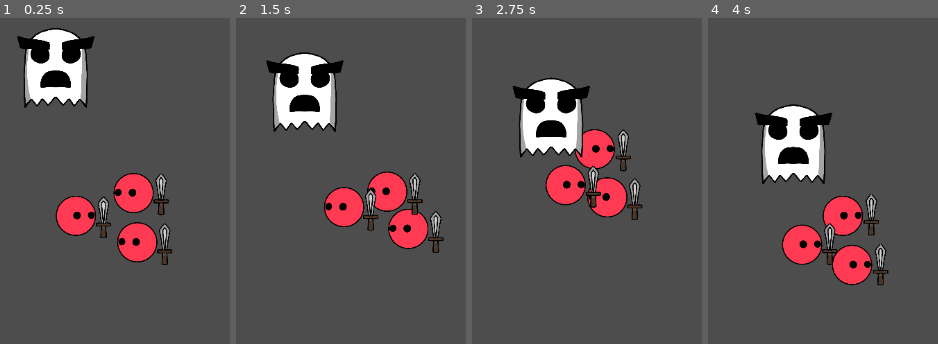
Above: before the commit, frames 1-4 (left to right).
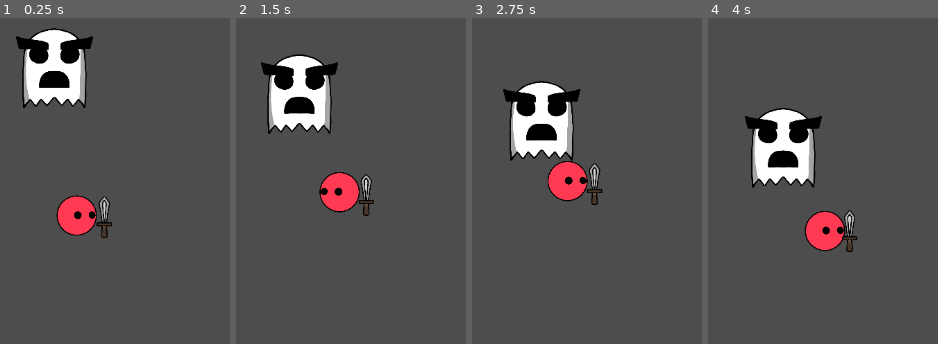
Above: after the commit, the same moments.

Repository: HoneyPony/impish-descent-future
Game: Godot game, scene res://Game.tscn
Two runs of this game, one before a commit and one after it. Both use one fixed random seed, a clock stepped at 60 frames per second and the inputs below.
Inputs (mouse positions are in pixels of both pictures, inside the frame that each line leads up to):
- Up to frame 1 (0.25 s): no input
- Up to frame 2 (1.5 s): move the mouse to (outside the picture) at 0.52 s; hold D (player_right) 0.53-1.28 s; move the mouse to (outside the picture) at 1.27 s
- Up to frame 3 (2.75 s): move the mouse to (630, 122) at 2.02 s; hold D (player_right) from 2.03 s (still down)
- Up to frame 4 (4 s): move the mouse to (747, 311) at 2.77 s; move the mouse to (outside the picture) at 3.52 s; release D (player_right) at 3.53 s

The runs differ from the first frame. In frame 1, 6.6% of the frame differs, in the area x 6-75%, y 3-76%; in frame 2, 10%; in frame 3, 10%; in frame 4, 12%, in the area x 16-79%, y 26-83%.

Commit message:
Implement melee attacks I guess

Diff:
--- a/Game.tscn
+++ b/Game.tscn
@@ -13,11 +13,5 @@
 
 [node name="Imp" parent="." instance=ExtResource("2_k7n08")]
 
-[node name="Imp2" parent="." instance=ExtResource("2_k7n08")]
-position = Vector2(97, 43)
-
-[node name="Imp3" parent="." instance=ExtResource("2_k7n08")]
-position = Vector2(102, -42)
-
 [node name="SimpleGhost" parent="." instance=ExtResource("3_vahep")]
 position = Vector2(-36, -227)
--- a/enemies/simple_ghost.tscn
+++ b/enemies/simple_ghost.tscn
@@ -8,6 +8,7 @@
 height = 28.0
 
 [node name="SimpleGhost" type="CharacterBody2D"]
+collision_layer = 4
 script = ExtResource("1_n6c1y")
 
 [node name="Sprite2D" type="Sprite2D" parent="."]
--- a/players/player.gd
+++ b/players/player.gd
@@ -6,12 +6,22 @@
 @onready var item_rest = $ItemRest
 @onready var body_sprite = $Body
 
+@onready var melee_range = $MeleeRange
+
+@export var melee_attack_range = 150
+@export var melee_cooldown = 0.3
+
 enum State {
 	NO_ACTION,
 	MELEE_ATTACK
 }
 
+enum Goals {
+	GOAL_MELEE
+}
+
 var state: State = State.NO_ACTION
+var goal: Goals = Goals.GOAL_MELEE
 
 var state_timer = 0.0
 
@@ -24,7 +34,7 @@
 
 func melee_attack(what: Vector2):
 	# Only attack if we're not doing something else.
-	if state != State.NO_ACTION:
+	if state != State.NO_ACTION || state_timer < melee_cooldown:
 		return
 
 	state = State.MELEE_ATTACK
@@ -53,6 +63,8 @@
 		# I guess for now we'll just leave ItemRest not under Body??
 		#item.global_position.x = item_rest.global_position.x
 
+	if state == State.NO_ACTION:
+		state_timer += delta
 	if state == State.MELEE_ATTACK:
 		state_timer += delta
 		var to_t = parabola_one(state_timer)
@@ -71,10 +83,54 @@
 	#if Input.is_action_just_pressed("player_right"):
 		#melee_attack(tmp_target.global_position)
 
+	var move_target = get_global_mouse_position()
+
 	var target_noise_nosmooth = Vector2.from_angle(randf_range(0, TAU)) * randf_range(0.0, 512.0)
-	target_noise += (target_noise_nosmooth - target_noise) * 0.05
+	var smoothing = 0.05
 
-	var move_target = get_global_mouse_position() + target_noise
+
+	if goal == Goals.GOAL_MELEE:
+		var bodies: Array = melee_range.get_overlapping_bodies()
+		if not bodies.is_empty():
+			var closest = bodies[0]
+			var dist = (bodies[0].global_position - global_position).length_squared()
+			for i in range(1, bodies.size()):
+				var newdist = (bodies[i].global_position - global_position).length_squared()
+				if newdist < dist:
+					closest = bodies[i]
+					dist = newdist
+
+			# Move to a random position near the targetted enemy. This hooks into
+			# the target_noise system so that we at once:
+			# - Don't have extra random offset
+			var dir_to = global_position - closest.global_position
+			#smoothing = 0.3
+			target_noise_nosmooth = closest.global_position + dir_to.normalized() * 128
+			#print(noise)
+			# Ensure that we're headed straight to the average between the player intention
+			# and this targetting point
+			var player_intention_amount = (move_target - closest.global_position).length() - 128.0
+			player_intention_amount /= 512.0
+			player_intention_amount = clamp(player_intention_amount, 0.0, 1.0)
+			#print(player_intention_amount)
+
+			# Right now we're treating target_noise_nosmooth at itself the real target position
+			# To make sure we only try to move near there if the player wants us to, we use
+			# an intention amount based on distance.
+			# Intention of 0 means do move there -- the lerp of 0 will take us straight there.
+			# Intention of 1 means do not -- instead we lerp back to the real move target
+			target_noise_nosmooth = lerp(target_noise_nosmooth, move_target, player_intention_amount)
+			# This is how we turn target_noise_nosmooth into the real  target
+			target_noise_nosmooth -= move_target
+			#
+			#print(closest)
+
+			if dir_to.length_squared() < melee_attack_range * melee_attack_range:
+				melee_attack(closest.global_position)
+
+	target_noise += (target_noise_nosmooth - target_noise) * smoothing
+
+	move_target += target_noise
 	var vel = (move_target - global_position) * 0.8
 	velocity = vel.limit_length(128)
 
--- a/players/player.tscn
+++ b/players/player.tscn
@@ -45,8 +45,12 @@
 radius = 5.00001
 height = 20.0
 
+[sub_resource type="CircleShape2D" id="CircleShape2D_kpg5o"]
+radius = 300.0
+
 [node name="Player" type="CharacterBody2D" groups=["Players"]]
 y_sort_enabled = true
+collision_layer = 2
 script = ExtResource("1_w5dbm")
 
 [node name="AnimationPlayer" type="AnimationPlayer" parent="."]
@@ -76,3 +80,10 @@
 
 [node name="ItemRest" type="Node2D" parent="."]
 position = Vector2(39, 0.00542838)
+
+[node name="MeleeRange" type="Area2D" parent="."]
+collision_layer = 0
+collision_mask = 4
+
+[node name="CollisionShape2D" type="CollisionShape2D" parent="MeleeRange"]
+shape = SubResource("CircleShape2D_kpg5o")
--- a/project.godot
+++ b/project.godot
@@ -62,6 +62,14 @@
 ]
 }
 
+[layer_names]
+
+2d_physics/layer_1="Ground"
+2d_physics/layer_2="Player"
+2d_physics/layer_3="Enemy"
+2d_physics/layer_4="Player_Hazard"
+2d_physics/layer_5="Enemy_Hazard"
+
 [physics]
 
 common/enable_pause_aware_picking=true
Not shown: 1 places in players/player.tscn that only renumber resources
